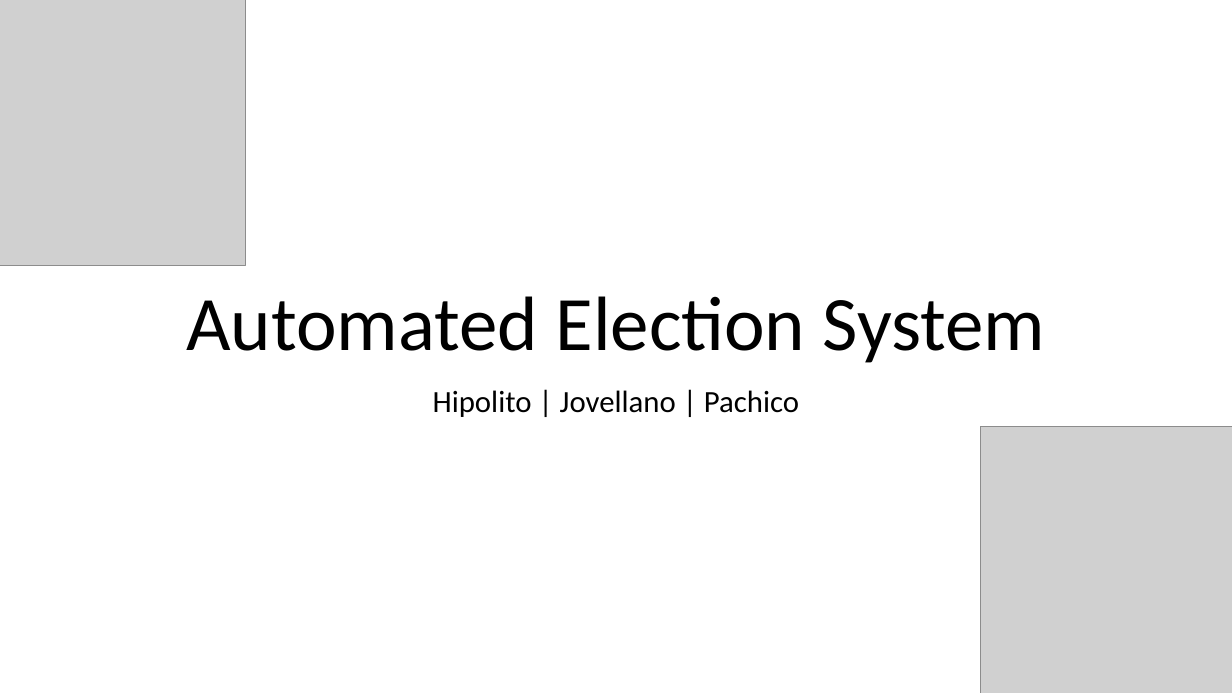
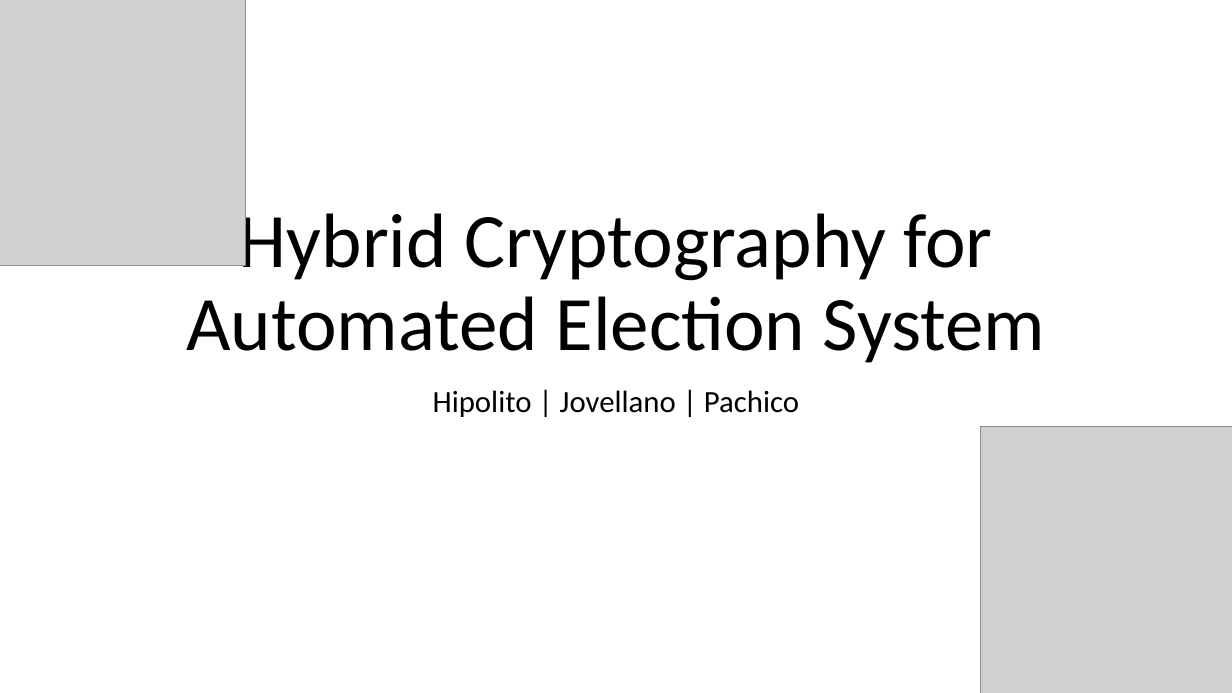
Before and after one commit to seans888/Project---Automate-Election, a slide deck: slide 1 of Documentation/Finals_Sysadd1.pptx. Drawn at 1232x693 pixels with LibreOffice and Linux fonts; fonts in the diff are those of the drawing; grey boxes stand for pictures. Boxes give left, top, right and bottom in pixels: in the first picture for what was removed or moved away, otherwise in the second. Text is boxed around its words. In the diff, an @@ line names an element or a change of style, - is before the commit and + after.

```diff
--- a/Documentation/Finals_Sysadd1.pptx
+++ b/Documentation/Finals_Sysadd1.pptx
@@ title at [186,203,1046,363]: text changed @@
-Automated Election System
+Hybrid Cryptography for Automated Election System
```
Also in this commit, not shown: 4 other slides changed, 2 slides added, 1 slide removed.
